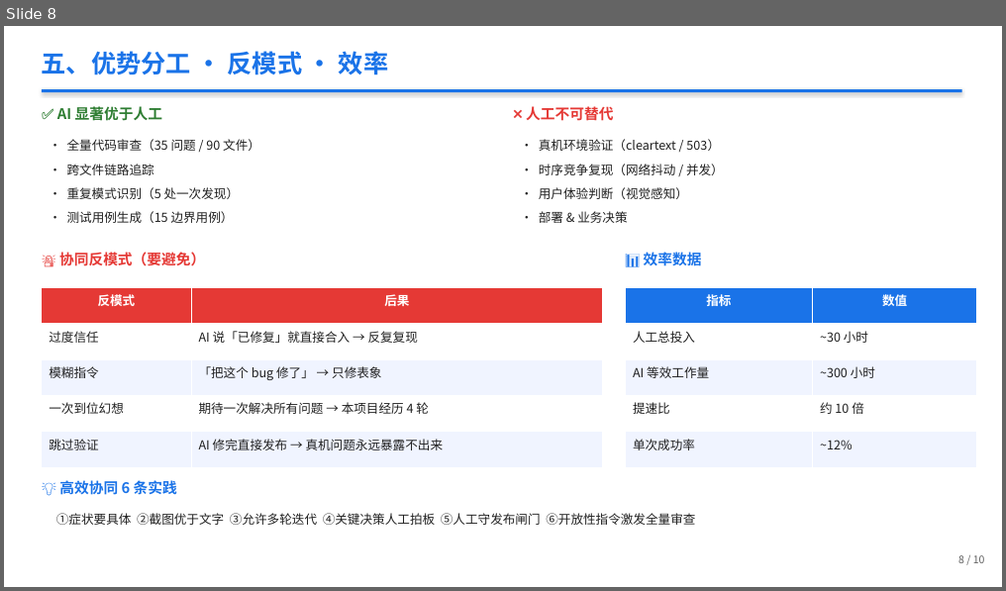
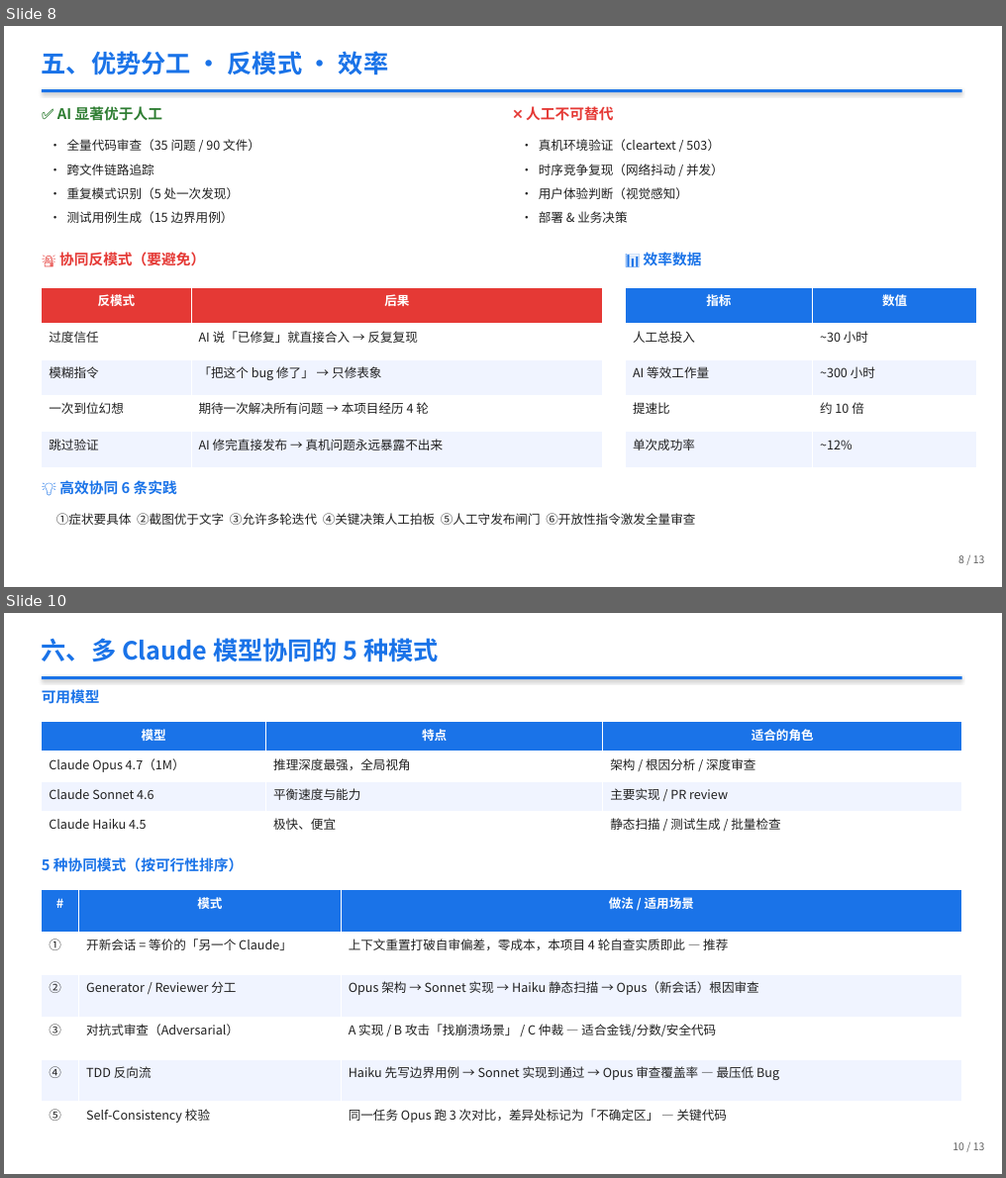
Before and after one commit to berming/AndroidAPP, a slide deck: docs/dev_summary.pptx. Shown one above the other, each under a label of ours: slide 8 before the commit, slides 8 and 10 after it; the slides between them are not shown. The pictures are 1006x591 and 1006x1178 pixels, drawn with LibreOffice and Linux fonts; fonts in the diff are those of the drawing. Boxes give left, top, right and bottom in pixels: in the first picture for what was removed or moved away, otherwise in the second. Text is boxed around its words. In the diff, an @@ line names an element or a change of style, - is before the commit and + after.

```diff
--- a/docs/dev_summary.pptx
+++ b/docs/dev_summary.pptx
@@ slide 10 added at [4,613,1002,1174], background #FFFFFF @@
@@ text added at [42,638,439,663], 24 pt, text #1A73E8, bold @@
+六、多 Claude 模型协同的 5 种模式
@@ rectangle added at [42,676,962,679], fill #1A73E8 @@
@@ text added at [42,689,100,703], 14 pt, text #1A73E8, bold @@
+可用模型
@@ table added at [42,722,962,842], 4 rows, 3 columns @@
+模型 | 特点 | 适合的角色
+Claude Opus 4.7（1M） | 推理深度最强，全局视角 | 架构 / 根因分析 / 深度审查
+Claude Sonnet 4.6 | 平衡速度与能力 | 主要实现 / PR review
+Claude Haiku 4.5 | 极快、便宜 | 静态扫描 / 测试生成 / 批量检查
@@ text added at [42,858,244,872], 14 pt, text #1A73E8, bold @@
+5 种协同模式（按可行性排序）
@@ table added at [42,890,962,1145], 6 rows, 3 columns @@
+# | 模式 | 做法 / 适用场景
+① | 开新会话 = 等价的「另一个 Claude」 | 上下文重置打破自审偏差，零成本，本项目 4 轮自查实质即此 — 推荐
+② | Generator / Reviewer 分工 | Opus 架构 → Sonnet 实现 → Haiku 静态扫描 → Opus（新会话）根因审查
+③ | 对抗式审查（Adversarial） | A 实现 / B 攻击「找崩溃场景」 / C 仲裁 — 适合金钱/分数/安全代码
+④ | TDD 反向流 | Haiku 先写边界用例 → Sonnet 实现到通过 → Opus 审查覆盖率 — 最压低 Bug
+⑤ | Self-Consistency 校验 | 同一任务 Opus 跑 3 次对比，差异处标记为「不确定区」 — 关键代码
@@ text added at [952,1143,985,1151], 10 pt, text #606060 @@
+10 / 13
@@ slide 8 changed as well @@
@@ text at [958,556,985,564]: text changed @@
-8 / 10
+8 / 13
```
Also in this commit, not shown: 9 other slides changed, 2 other slides added, 2 other files.
